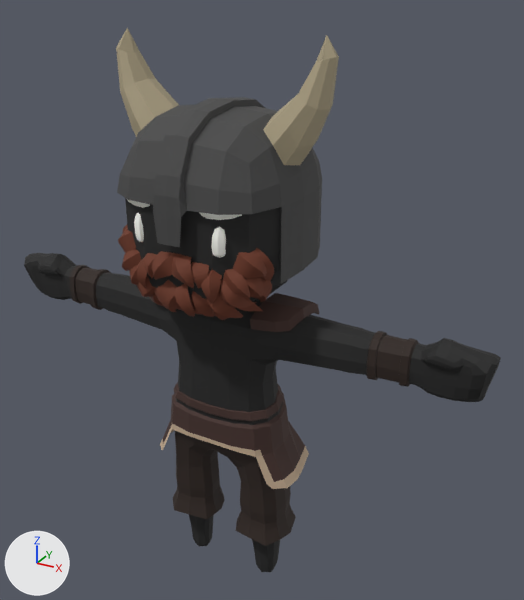
A saved change to the glTF model public/assets/worldstream/rigged/q-viking-helmet.glb.
One viewpoint serves both versions: a 50 mm lens placed at (1.094, -1.734, 1.947), pointed at (0.077, 0.115, 1.022). Every picture has the same lights, and +X, +Y and +Z are marked at lower left. The picture after the commit comes second. Where no turn or scale is listed for an object, it has been applied to the vertices. Vertices at exactly the same position are counted once.

Names of what the first picture shows: 'Body'.
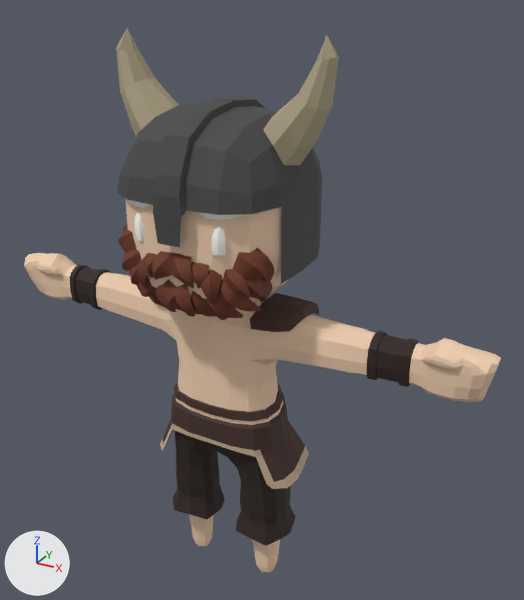
What changed in the scene script:
```text
Change me_cube_004:
    where me_cube_004.from_pydata(...)  # 3375 vertices, 6498 faces; spans x -0.83..0.83, y -0.29..0.28, z -0.01..1.82
    used by ob_body; location = (0.0, 0.024, 0.01)
    me_cube_004 part 1: 1552 faces centred in x -0.83..0.83, y -0.25..0.25, z -0.01..1.59 are repainted in the vertex colours; the middle colour goes from black #1f1f1f to beige #f2d0b1
```

Pixel boxes (x1, y1, x2, y2) of what changed, in the pictures (524 x 600 px):
part 1 of me_cube_004, recoloured (black to beige): (24, 198, 501, 572) in both
